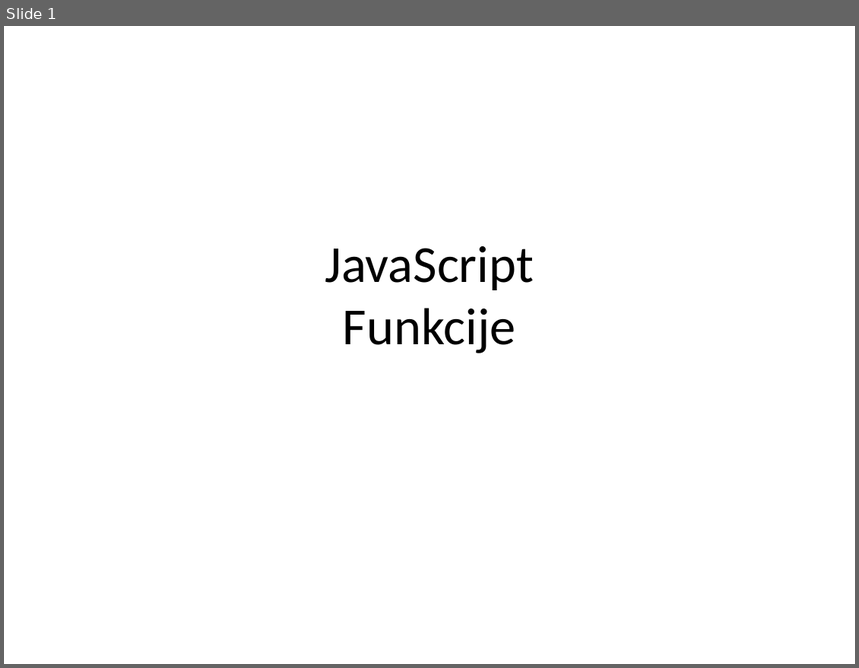
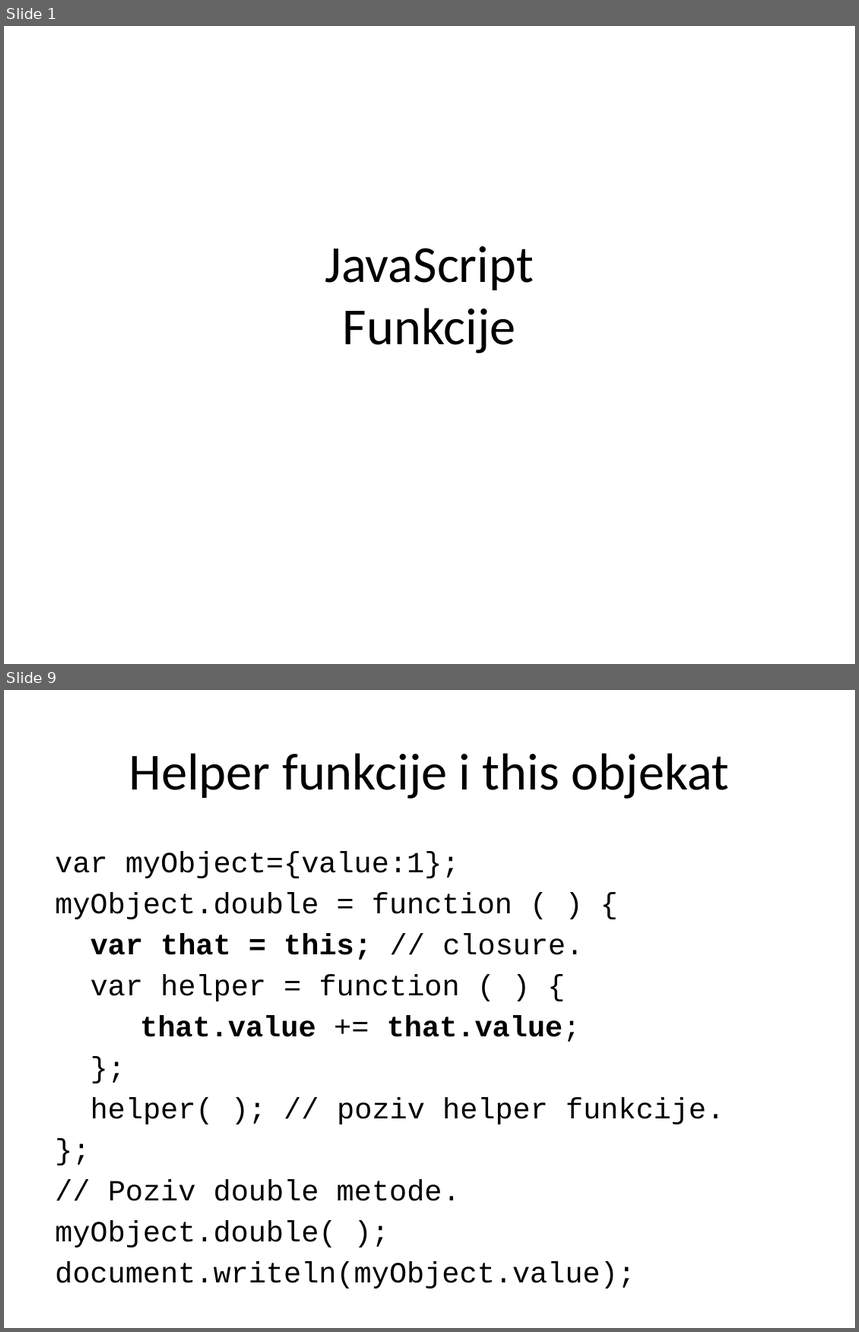
Before and after one commit to XWS2016/JavaScript, a slide deck: 02_Funkcije/JavaScript_02_Funkcije.pptx. Shown one above the other, each under a label of ours: slide 1 before the commit, slides 1 and 9 after it; the slides between them are not shown. The pictures are 859x668 and 859x1332 pixels, drawn with LibreOffice and Linux fonts; fonts in the diff are those of the drawing. Boxes give left, top, right and bottom in pixels: in the first picture for what was removed or moved away, otherwise in the second. Text is boxed around its words. In the diff, an @@ line names an element or a change of style, - is before the commit and + after.

Commit message:
funkcije - predavanja

```diff
--- a/02_Funkcije/JavaScript_02_Funkcije.pptx
+++ b/02_Funkcije/JavaScript_02_Funkcije.pptx
@@ slide 9 added at [4, 690, 855, 1328], background #FFFFFF @@
@@ title added at [129, 753, 729, 799], 44 pt, text #000000 @@
+Helper funkcije i this objekat
@@ text added at [55, 851, 724, 1289], 24.8 pt, text #000000 @@
+var myObject={value:1};
+myObject.double = function ( ) {
+var that = this; // closure.
+var helper = function ( ) {
+that.value += that.value;
+};
+helper( ); // poziv helper funkcije.
+};
+// Poziv double metode.
+myObject.double( );
+document.writeln(myObject.value);
```
Also in this commit, not shown: 2 slides changed, 30 other slides added, 11 slides removed, 13 other files.
